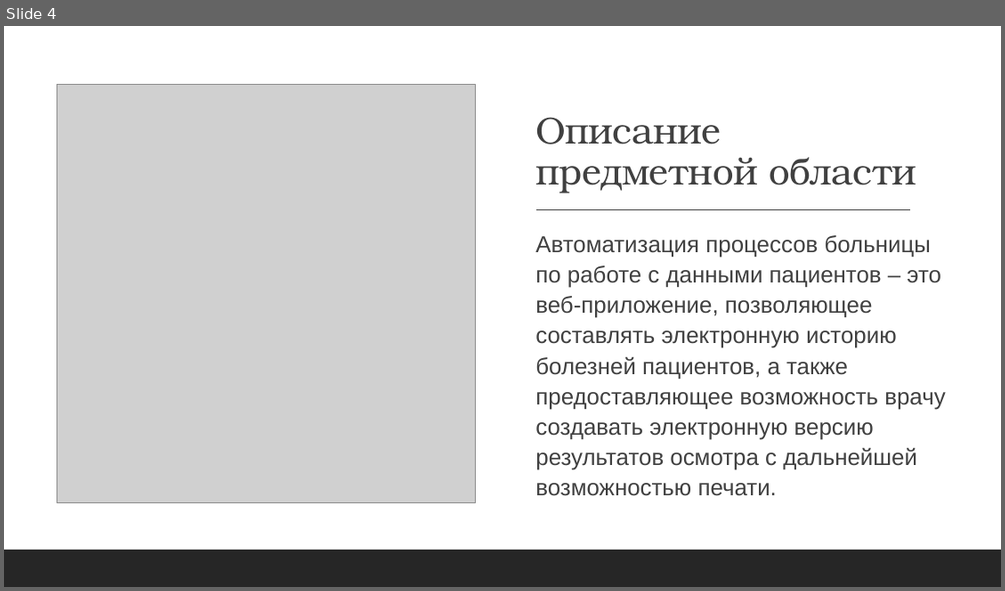
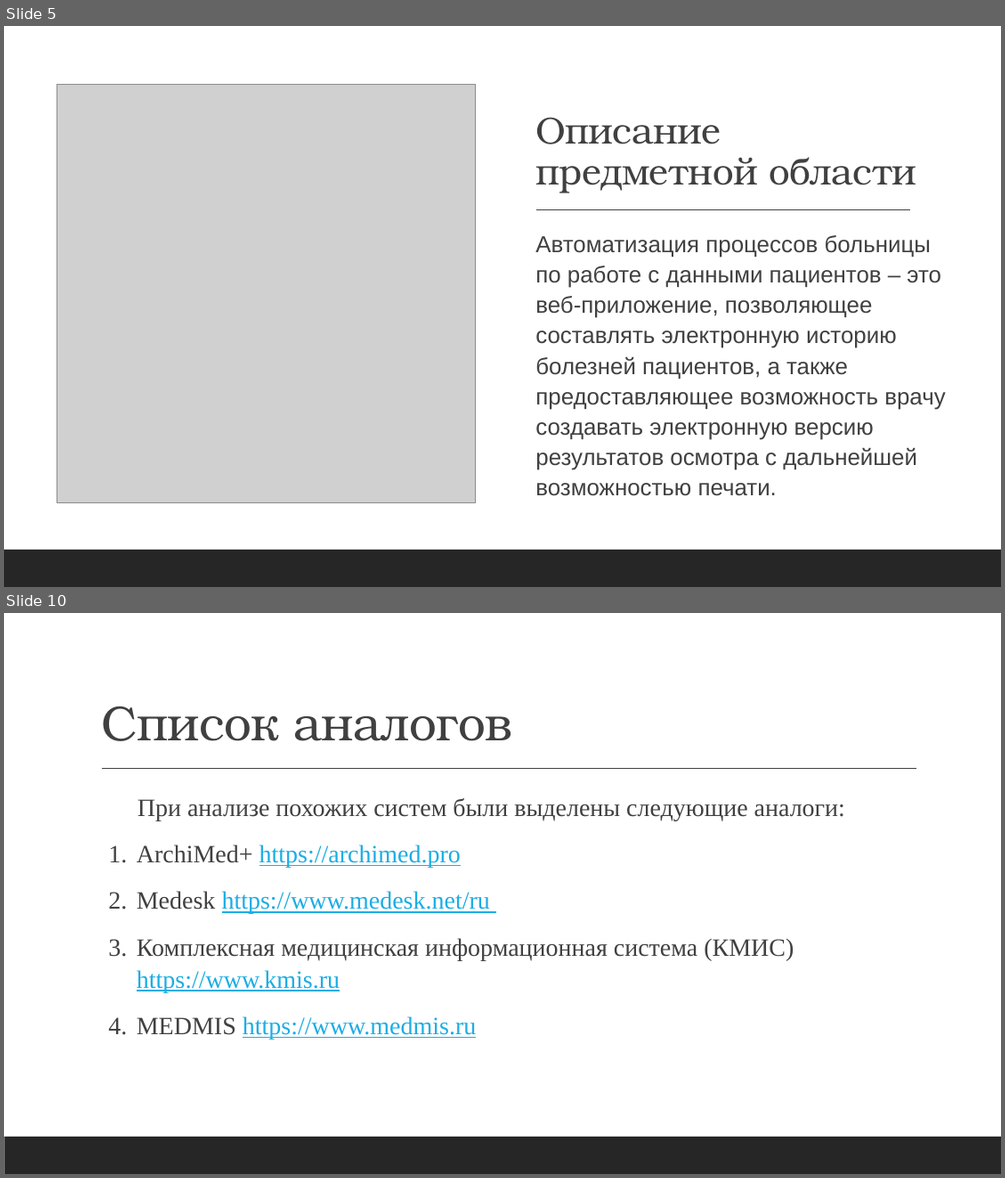
Before and after one commit to thewyolar/esap, a slide deck: Karabanov-Bulanov.pptx. Shown one above the other, each under a label of ours: slide 4 before the commit, slides 5 and 10 after it; the slides between them are not shown. The pictures are 1005x591 and 1005x1178 pixels, drawn with LibreOffice and Linux fonts; fonts in the diff are those of the drawing; grey boxes stand for pictures. Boxes give left, top, right and bottom in pixels: in the first picture for what was removed or moved away, otherwise in the second. Text is boxed around its words. In the diff, an @@ line names an element or a change of style, - is before the commit and + after.

```diff
--- a/Karabanov-Bulanov.pptx
+++ b/Karabanov-Bulanov.pptx
@@ slide 10 added at box(4, 613, 1001, 1174), background #FFFFFF @@
@@ title added at box(101, 706, 513, 741), 47 pt, text #404040 @@
+Список аналогов
@@ line added from (102, 769) to (917, 769), #404040 1 pt @@
@@ text added at box(137, 798, 845, 1038), 24 pt, text #404040 @@
+  При анализе похожих систем были выделены следующие аналоги:
+1. ArchiMed+ https://archimed.pro
+2. Medesk https://www.medesk.net/ru
+3. Комплексная медицинская информационная система (КМИС) https://www.kmis.ru
+4. MEDMIS https://www.medmis.ru
@@ rectangle added at box(4, 1136, 1001, 1174), fill #262626 @@
@@ what was slide 4 is now slide 5 @@
```
Also in this commit, not shown: 5 slides changed, 4 other slides added, 5 slides removed.
